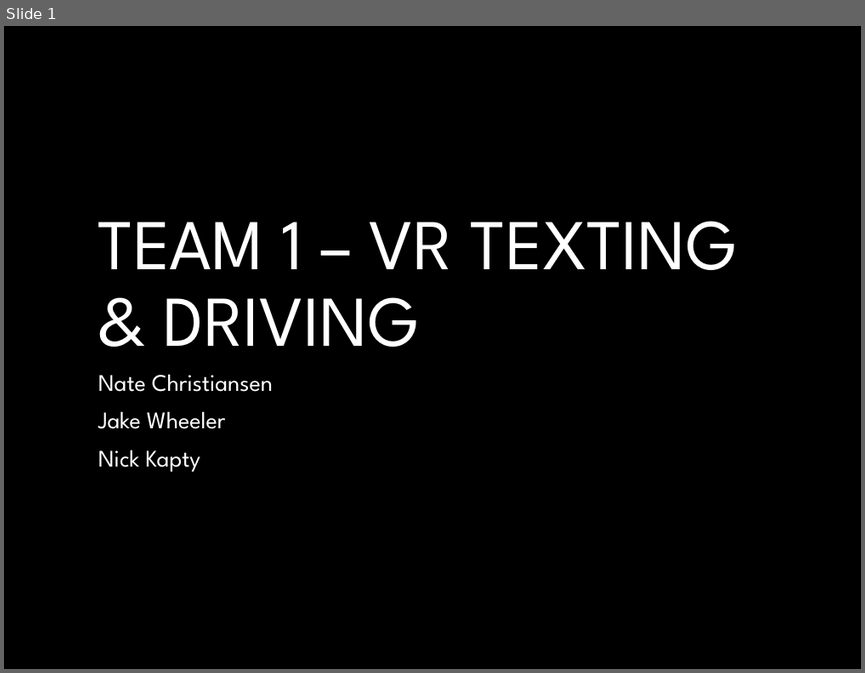
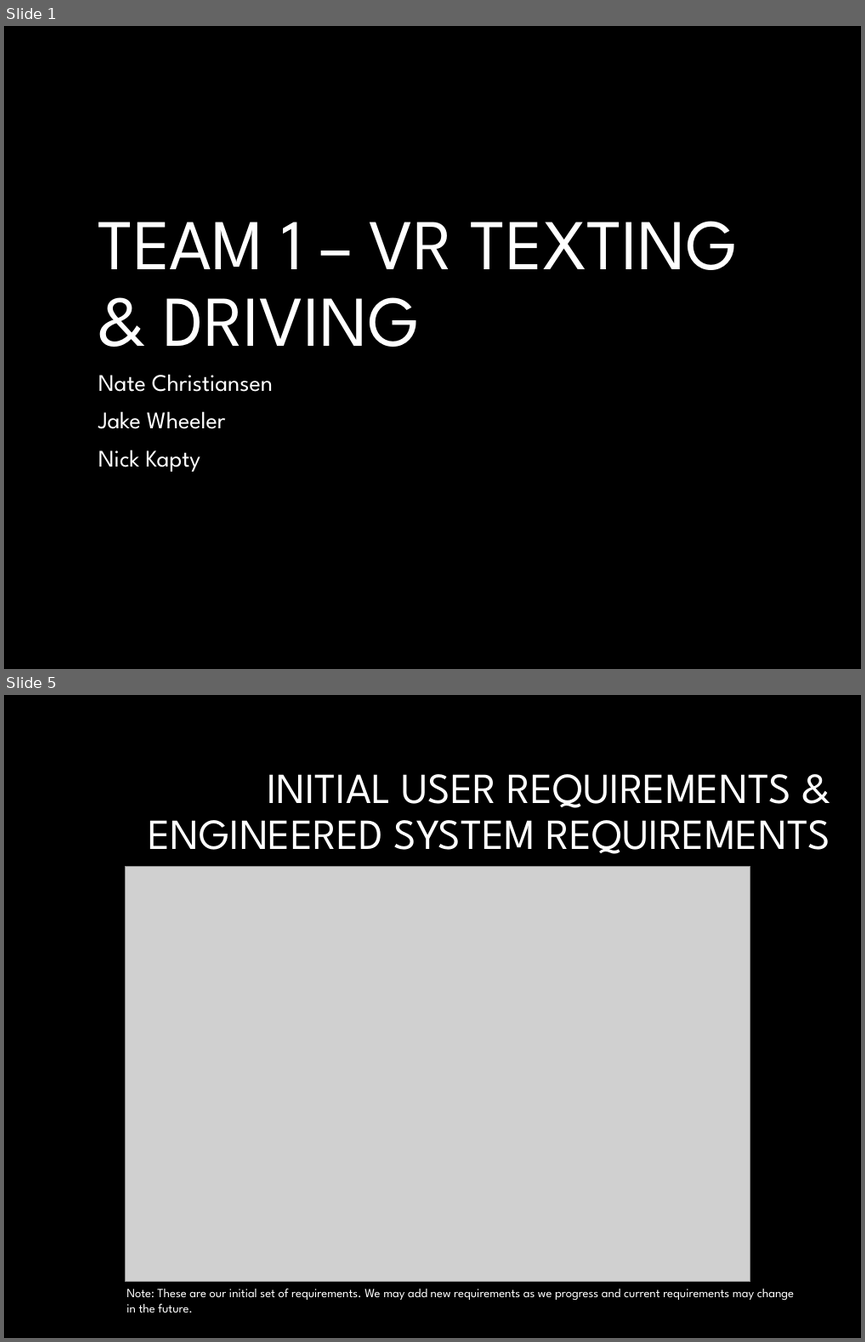
Before and after one commit to NateChristiansen/SeniorProject, a slide deck: Documents/Presentations/Presentation1.pptx. Shown one above the other, each under a label of ours: slide 1 before the commit, slides 1 and 5 after it; the slides between them are not shown. The pictures are 865x673 and 865x1342 pixels, drawn with LibreOffice and Linux fonts; fonts in the diff are those of the drawing; grey boxes stand for pictures; background and template pictures are left out. Boxes give left, top, right and bottom in pixels: in the first picture for what was removed or moved away, otherwise in the second. Text is boxed around its words. In the diff, an @@ line names an element or a change of style, - is before the commit and + after.

```diff
--- a/Documents/Presentations/Presentation1.pptx
+++ b/Documents/Presentations/Presentation1.pptx
@@ slide 5 added at <box>4,695,861,1338</box>, background #000000 @@
@@ title added at <box>148,774,831,854</box>, 36 pt, text #FFFFFF @@
+INITIAL USER REQUIREMENTS & ENGINEERED SYSTEM REQUIREMENTS
@@ picture added at <box>126,867,750,1281</box> @@
@@ text added at <box>126,1287,794,1312</box>, 10.5 pt, text #FFFFFF @@
+Note: These are our initial set of requirements. We may add new requirements as we progress and current requirements may change in the future.
```
Also in this commit, not shown: 9 slides changed, 6 other slides added, 3 slides removed, 3 other files.
